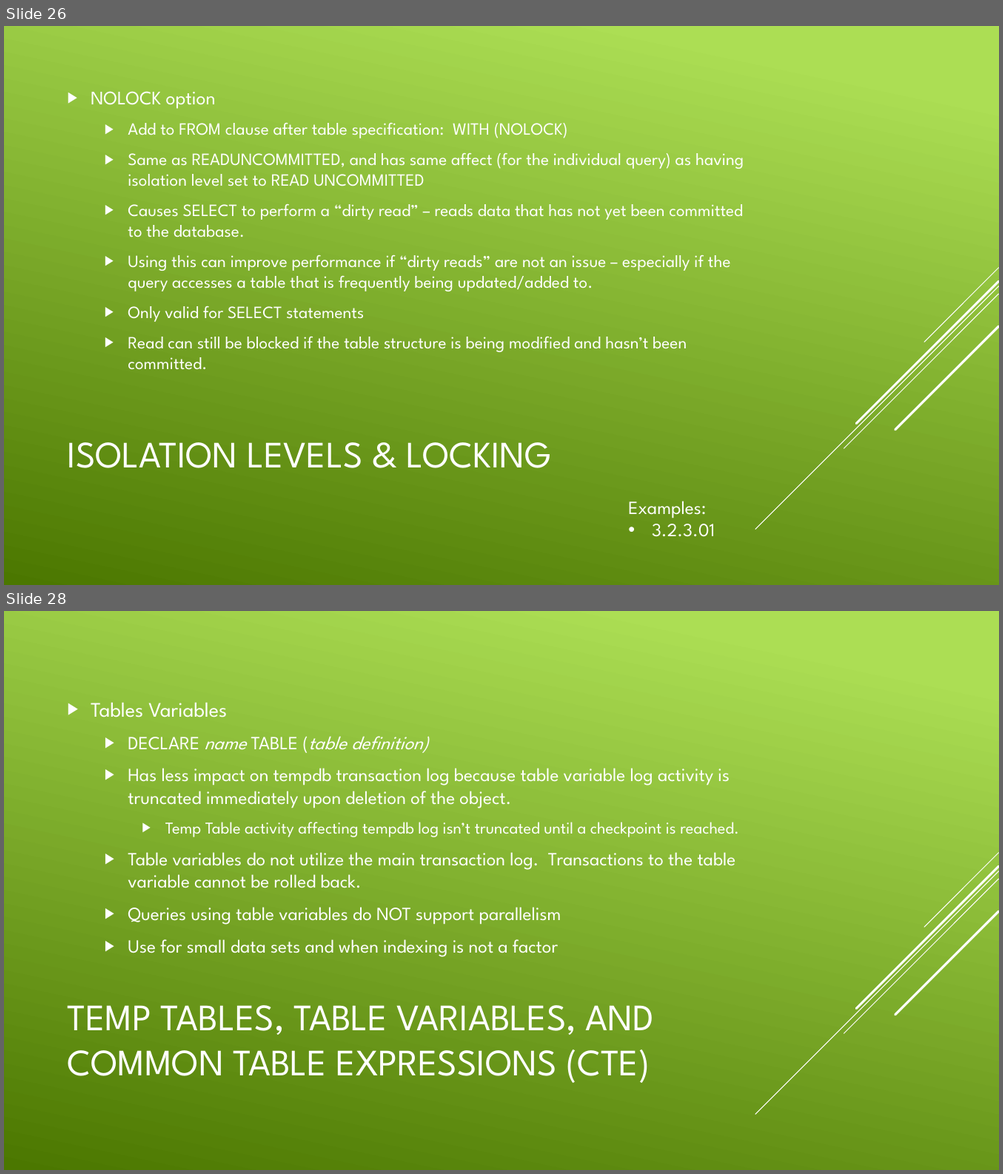
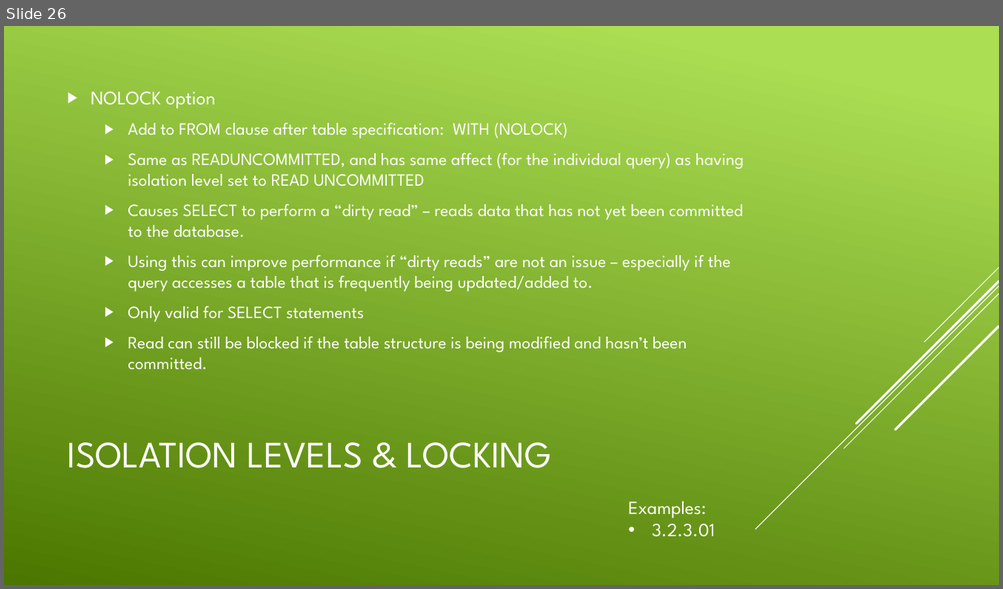
Before and after one commit to CodePro-JHenry/SQLOptimize, a slide deck: Presentations/Week 3.pptx. Shown one above the other, each under a label of ours: slides 26 and 28 before the commit, slide 26 after it; the slides between them are not shown. The pictures are 1003x1174 and 1003x589 pixels, drawn with LibreOffice and Linux fonts; fonts in the diff are those of the drawing. Boxes give left, top, right and bottom in pixels: in the first picture for what was removed or moved away, otherwise in the second. Text is boxed around its words. In the diff, an @@ line names an element or a change of style, - is before the commit and + after.

```diff
--- a/Presentations/Week 3.pptx
+++ b/Presentations/Week 3.pptx
@@ slide 28 removed at [4, 611, 999, 1170], background gradient #ACDF55 to #4C7800; not listed: 5 template elements that a slide beside it also shows @@
@@ text removed at [91, 702, 739, 957] @@
-▶ Tables Variables
-  ▶ DECLARE name TABLE (table definition)
-  ▶ Has less impact on tempdb transaction log because table variable log activity is truncated immediately upon deletion of the object.
-    ▶ Temp Table activity affecting tempdb log isn’t truncated until a checkpoint is reached.
-  ▶ Table variables do not utilize the main transaction log. Transactions to the table variable cannot be rolled back.
-  ▶ Queries using table variables do NOT support parallelism
-  ▶ Use for small data sets and when indexing is not a factor
@@ title removed at [68, 1005, 654, 1083] @@
-TEMP TABLES, TABLE VARIABLES, AND COMMON TABLE EXPRESSIONS (CTE)
```
Also in this commit, not shown: 8 other slides removed, 26 other files.
